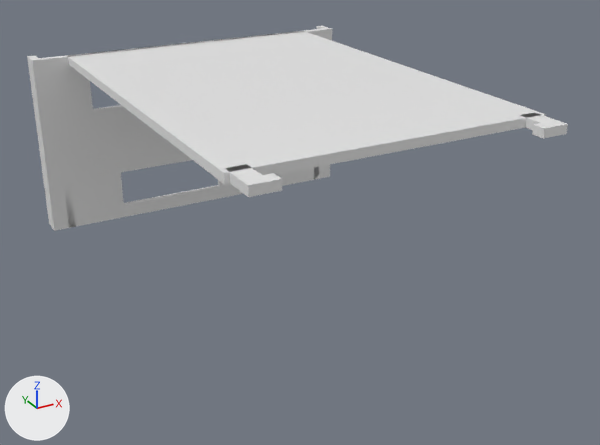
Before and after pictures for a commit that changed the Blender file Blender/Node/Node_v3.blend.
Camera for both pictures: a camera (50 mm lens) standing at (-0.0855, -0.1654, 0.0689) and looking at (0.0022, -0.0061, -0.0107). The lights are fixed; the arrows at lower left show +X, +Y and +Z.

Objects in the first picture: 'DeckelHarkenOben', 'DeckelHarkenUnten', 'DeckelOben', 'DeckelSeite'.
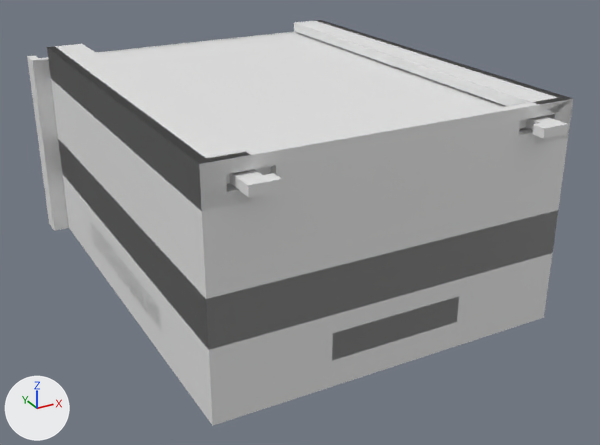
The change in detail:
Object 'OuterBoxCenter' (ob_outerboxcenter) is now shown.
Object 'AbstandHinten' (ob_abstandhinten) is now shown.
Object 'AbstandSeite' (ob_abstandseite) is now shown.
Object 'Cube.005' (ob_cube_005) is now shown.
Object 'DeckelSchanier2.001' (ob_deckelschanier2_001) is now shown.

Pixel boxes (x1, y1, x2, y2) of what changed, in the pictures (600 x 445 px):
'OuterBoxCenter', shown: after (47, 21, 573, 426)
'DeckelSchanier2.001', shown: after (47, 20, 573, 211)
'Cube.005', shown: after (58, 139, 558, 349)
'AbstandHinten', shown: after (332, 297, 459, 360)
'AbstandSeite', shown: after (90, 221, 162, 332)
'DeckelSeite', unchanged, covered by the edit: before (46, 29, 319, 227); after (46, 32, 293, 58)
